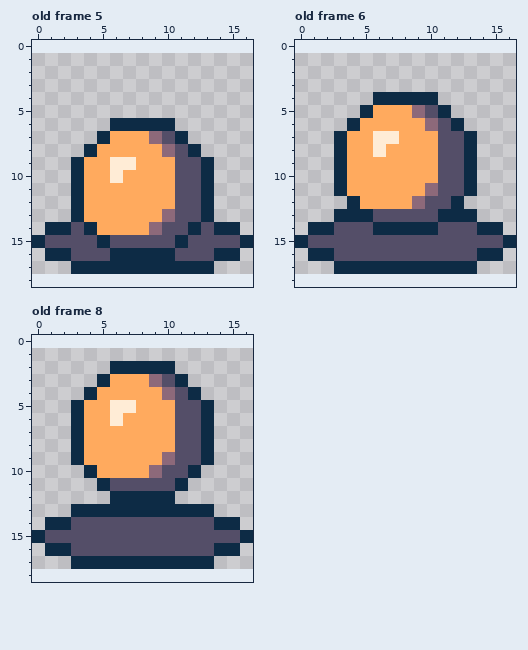
A pixel-art file gets an edit: Assets/Sprites/turret_spawn_anim.aseprite. The picture above is the old version.
17x17 pixels, 8 frames. Shown: old frame 5, old frame 6, old frame 8. The old version is drawn lined up with the new one, on the new canvas. The commit also changed other frames, which this record leaves out.
After the commit:
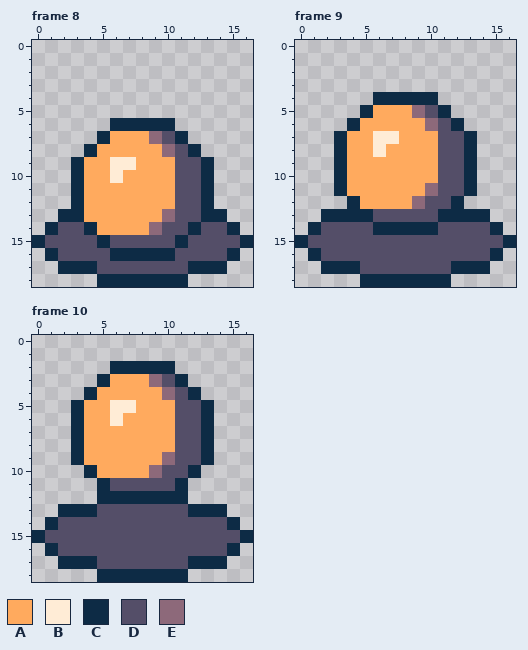
Palette (. is transparent): A #ffaa5e  B #ffecd6  C #0d2b45  D #544e68  E #8d697a
A new or re-ordered frame is compared with the old frame closest to it.
Changes in this commit:
canvas 17x17 -> 17x19, the old top-left corner now at 0,1
frames 8 -> 11
frames re-ordered
Frame 8 against old frame 5:
The author put colour C in row 13 at x 2 and 14; in row 17 at x 2 and 14; in row 18 at x 5 to 11.
Colour C becomes colour D in row 14 at x 2 and 14; in row 16 at x 2 and 14; in row 17 at x 5 to 11.
Frame 9 is new; against old frame 6: the same change as frame 8
Frame 10 is new; against old frame 8:
The author put colour C in row 12 at x 5 and 11; in row 13 at x 2 and 14; in row 17 at x 2 and 14; in row 18 at x 5 to 11.
Colour C becomes colour D in row 13 at x 5 to 11; in row 14 at x 2 and 14; in row 16 at x 2 and 14; in row 17 at x 5 to 11.
Where, in picture pixels (left, top, right, bottom), the same in both pictures:
changed: (58, 209, 227, 287)
changed: (321, 209, 490, 287)
changed: (58, 491, 227, 582)
